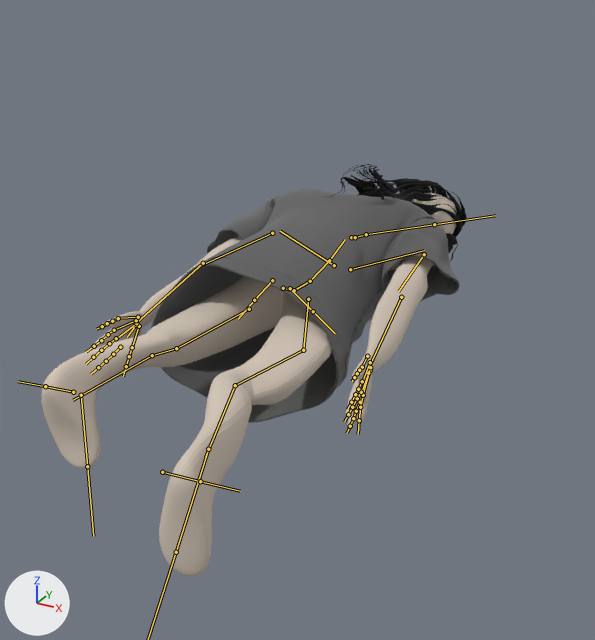
The FBX model Assets/Entitys/Enemy/3D_Models/crawler_3d/crawler.fbx as it was, and as the next commit left it.
Rendered twice from a camera (50 mm lens) standing at (1.62, -3.0, 1.65) and looking at (-0.05, 0.04, 0.13). The lights are fixed; the arrows at lower left show +X, +Y and +Z. The bones that bend it are drawn over the model as lines.

Objects in the first picture: 'monster'.
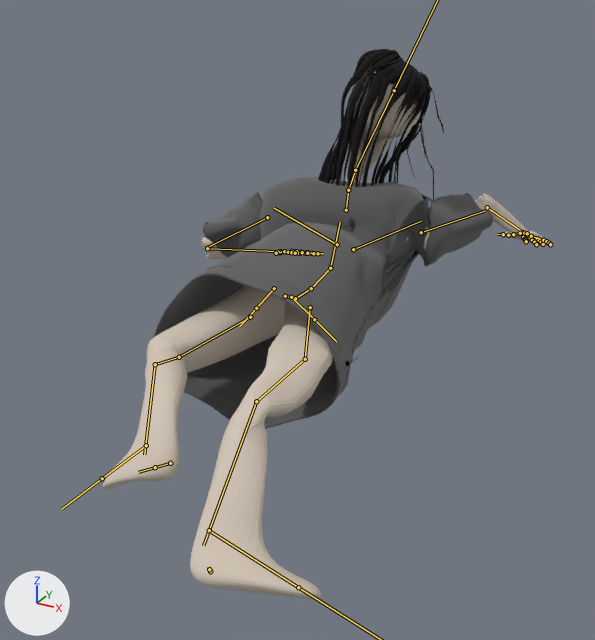
The newer file adds an action. The first version stands in its rest pose; the second is drawn at frame 3 of the action 'Scene'.

The change in detail:
Bone 'spine' (bone_spine) moves from (0.0, 0.0, 0.0) to (-0.002, 0.014, 0.016).
Bone 'spine.003' (bone_spine_003) turns from (0, 0, 0) to (-41, -5, 1) degrees about its own x, y and z.
Bone 'spine.004' (bone_spine_004) turns from (0, 0, 0) to (-12, -3, 1) degrees about its own x, y and z.
Bone 'spine.005' (bone_spine_005) turns from (0, 0, 0) to (-18, 3, -1) degrees about its own x, y and z.
Bone 'spine.006' (bone_spine_006) turns from (0, 0, 0) to (-35, 15, -4) degrees about its own x, y and z.
Bone 'upper_arm.L' (bone_upper_arm_l) turns from (0, 0, 0) to (135, -31, -60) degrees about its own x, y and z.
Bone 'hand.L' (bone_hand_l) turns from (0, 0, 0) to (33, 101, -65) degrees about its own x, y and z.
Bone 'upper_arm.R' (bone_upper_arm_r) turns from (0, 0, 0) to (140, 4, 20) degrees about its own x, y and z.
Bone 'hand.R' (bone_hand_r) turns from (0, 0, 0) to (-91, -58, 96) degrees about its own x, y and z.
Bone 'foot.L' (bone_foot_l) turns from (0, 0, 0) to (-56, -53, 90) degrees about its own x, y and z.
Bone 'shin.R' (bone_shin_r) turns from (0, 0, 0) to (-1, -9, 13) degrees about its own x, y and z.
Bone 'foot.R' (bone_foot_r) turns from (0, 0, 0) to (-78, 59, -103) degrees about its own x, y and z.

Boxes [x1, y1, x2, y2] around the edits, measured in the pictures (595 x 640 px):
'monster', posed (33% taller): before [41, 164, 467, 577]; after [103, 49, 552, 599]
bone 'spine', root to tip: before (283, 288) to (290, 290); after (285, 296) to (292, 298)
bone 'spine.003', root to tip: before (329, 260) to (345, 239); after (330, 268) to (340, 222)
bone 'spine.004', root to tip: before (351, 237) to (355, 237); after (346, 210) to (348, 190)
bone 'spine.005', root to tip: before (355, 237) to (366, 234); after (348, 190) to (355, 170)
bone 'spine.006', root to tip: before (366, 234) to (434, 224); after (355, 170) to (394, 90)
bone 'upper_arm.L', root to tip: before (272, 233) to (203, 264); after (267, 217) to (207, 247)
bone 'hand.L', root to tip: before (203, 263) to (136, 323); after (207, 248) to (279, 251)
bone 'upper_arm.R', root to tip: before (424, 254) to (398, 291); after (421, 232) to (484, 211)
bone 'hand.R', root to tip: before (401, 297) to (369, 366); after (487, 207) to (525, 233)
bone 'foot.L', root to tip: before (152, 355) to (73, 400); after (155, 364) to (144, 454)
bone 'shin.R', root to tip: before (303, 350) to (235, 385); after (305, 359) to (256, 401)
bone 'foot.R', root to tip: before (235, 385) to (205, 457); after (256, 401) to (203, 545)
